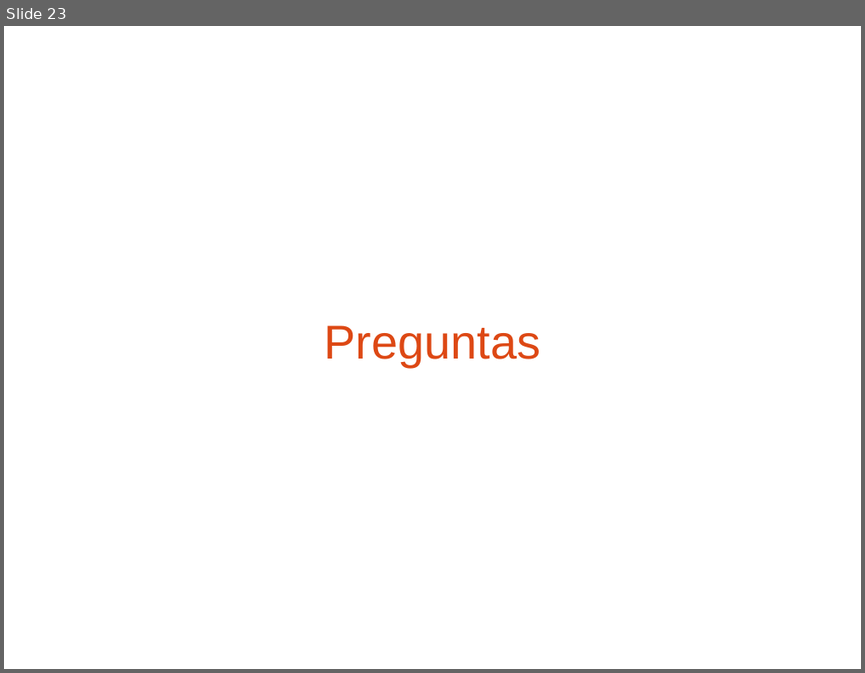
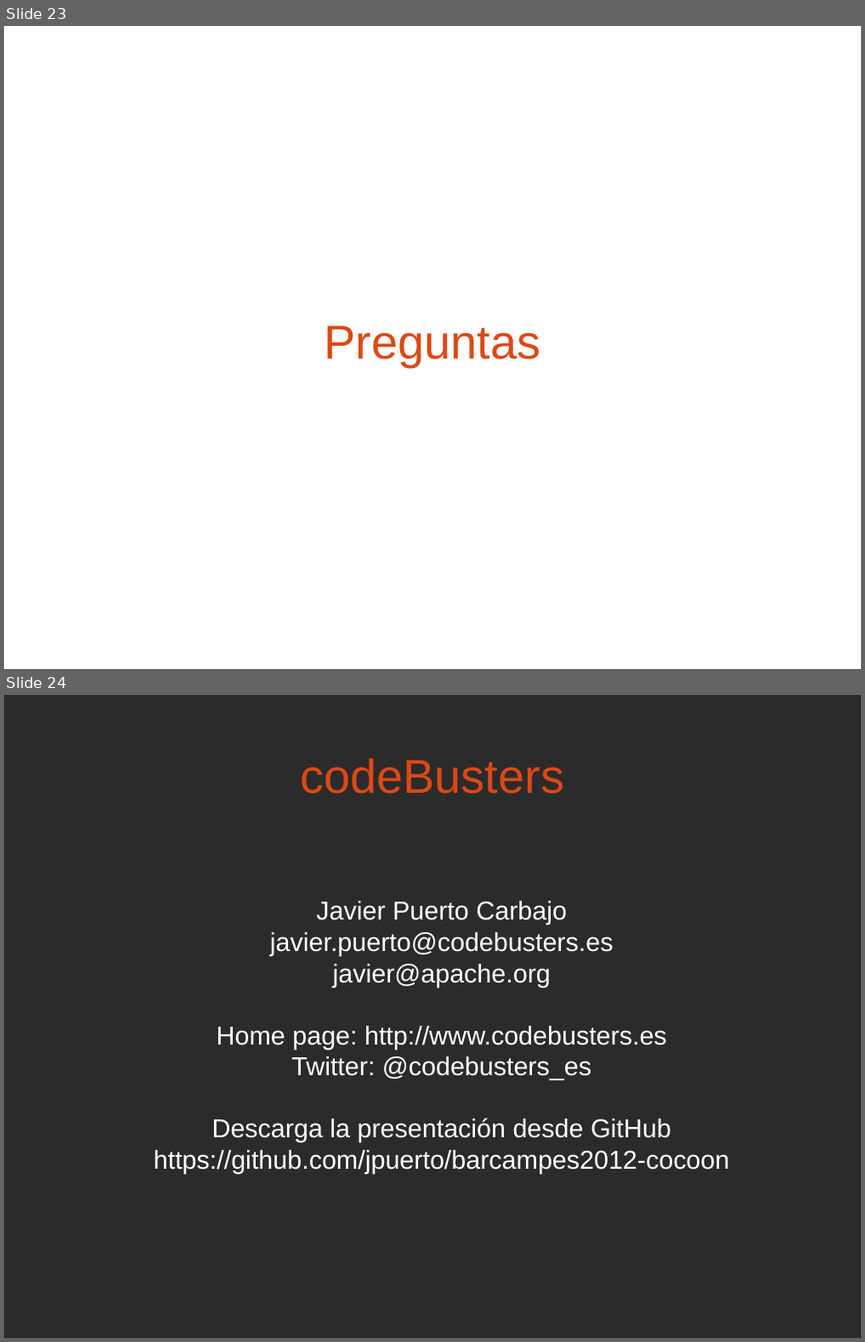
Before and after one commit to jpuerto/barcampes2012-cocoon, a slide deck: presentacion/Procesamiento de XML con Apache Cocoon 3.0.odp. Shown one above the other, each under a label of ours: slide 23 before the commit, slides 23 and 24 after it. The pictures are 865x673 and 865x1342 pixels, drawn with LibreOffice and Linux fonts; fonts in the diff are those of the drawing; background and template pictures are left out; a plain dark background stands for a picture behind light text. Boxes give left, top, right and bottom in pixels: in the first picture for what was removed or moved away, otherwise in the second. Text is boxed around its words. In the diff, an @@ line names an element or a change of style, - is before the commit and + after.

Commit message:
Add github info

```diff
--- a/presentacion/Procesamiento de XML con Apache Cocoon 3.0.odp
+++ b/presentacion/Procesamiento de XML con Apache Cocoon 3.0.odp
@@ slide 24 added at (x1=4, y1=695, x2=861, y2=1338), background picture (left out) @@
@@ title added at (x1=300, y1=758, x2=563, y2=794), 44 pt, text #DD4814 @@
+codeBusters
@@ subtitle added at (x1=154, y1=901, x2=729, y2=1174), 24 pt, text #FFFFFF @@
+Javier Puerto Carbajo
+javier.puerto@codebusters.es
+javier@apache.org
+Home page: http://www.codebusters.es
+Twitter: @codebusters_es
+Descarga la presentación desde GitHub
+https://github.com/jpuerto/barcampes2012-cocoon
```
